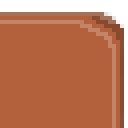
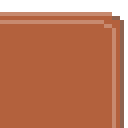
Layers edited between the first and the second 128px x 128px image:
hid "\ #1" over [0, 12, 124, 128]
hid "\", painted on it over [0, 12, 124, 128]
added layer "\ #3" (29%) above "\ #2" over [112, 16, 124, 128]
added layer "\ #2" (26%) above "Layer" over [0, 12, 124, 128]
painted on "Layer" over [104, 12, 124, 28]
